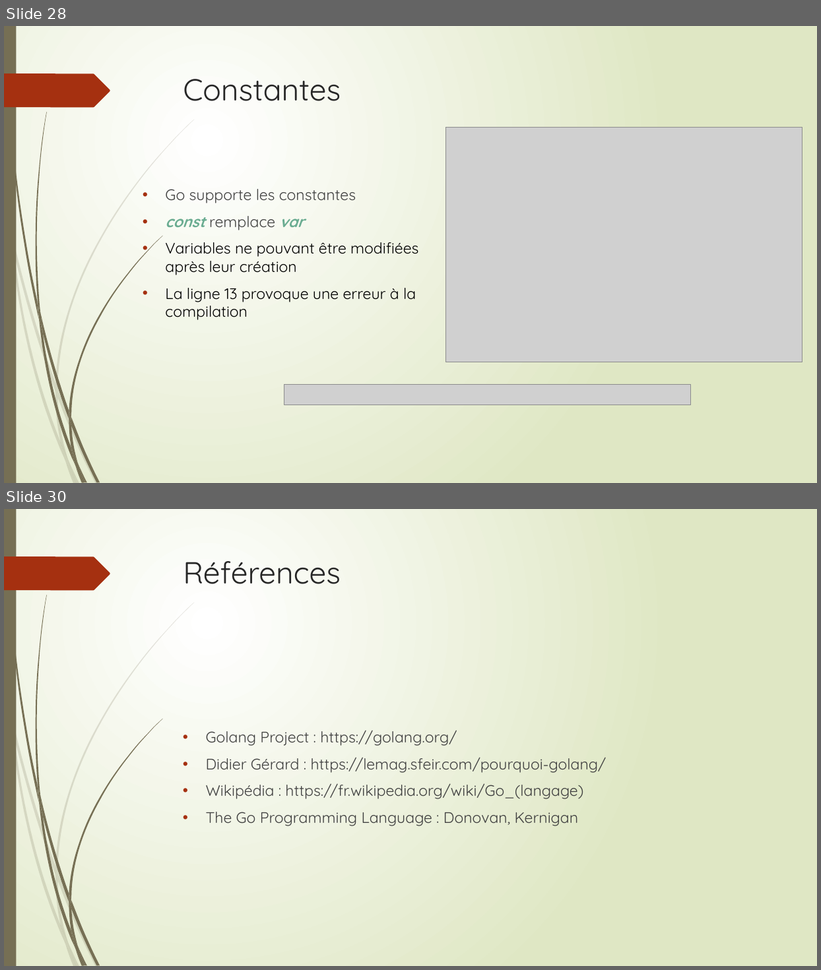
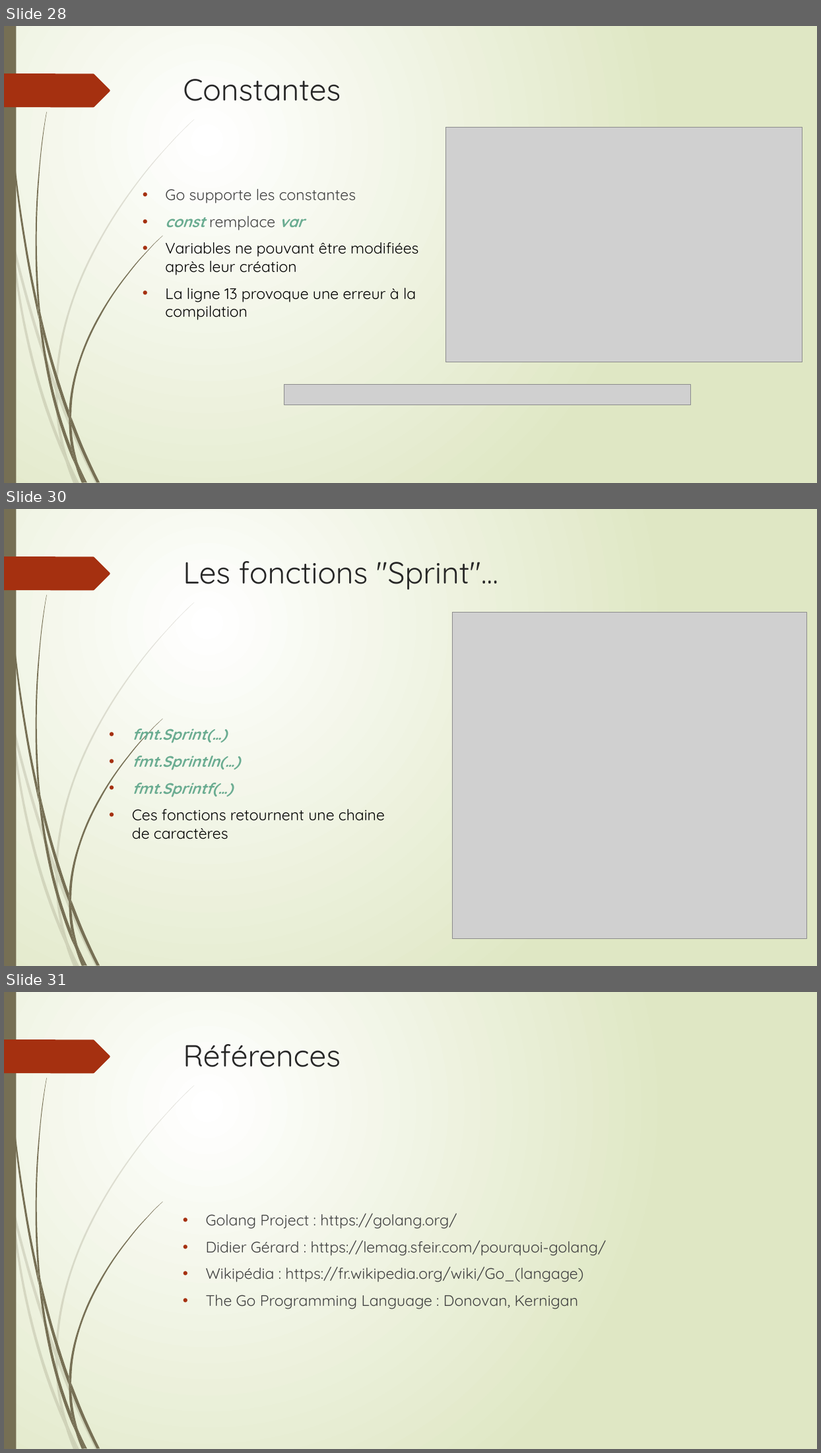
Before and after one commit to thierrydecker/learning-go, a slide deck: documentations/learning-go.pptx. Shown one above the other, each under a label of ours: slides 28 and 30 before the commit, slides 28, 30 and 31 after it; the slides between them are not shown. The pictures are 821x970 and 821x1453 pixels, drawn with LibreOffice and Linux fonts; fonts in the diff are those of the drawing; grey boxes stand for pictures. Boxes give left, top, right and bottom in pixels: in the first picture for what was removed or moved away, otherwise in the second. Text is boxed around its words. In the diff, an @@ line names an element or a change of style, - is before the commit and + after.

Commit message:
Added fmt.Sprintx() functions

```diff
--- a/documentations/learning-go.pptx
+++ b/documentations/learning-go.pptx
@@ slide 30 added at [4, 509, 817, 966], background gradient #FFFFFF to #DFE8C4; not listed: 24 template elements that a slide beside it also shows @@
@@ title added at [183, 561, 498, 590], 36 pt, text #262626 @@
+Les fonctions "Sprint"…
@@ picture added at [452, 613, 807, 940] @@
@@ text added at [132, 723, 385, 840], 18 pt, text #000000 @@
+• fmt.Sprint(…)
+• fmt.Sprintln(…)
+• fmt.Sprintf(…)
+• Ces fonctions retournent une chaine de caractères
@@ what was slide 30 is now slide 31 @@
```
Also in this commit, not shown: 2 other files.
